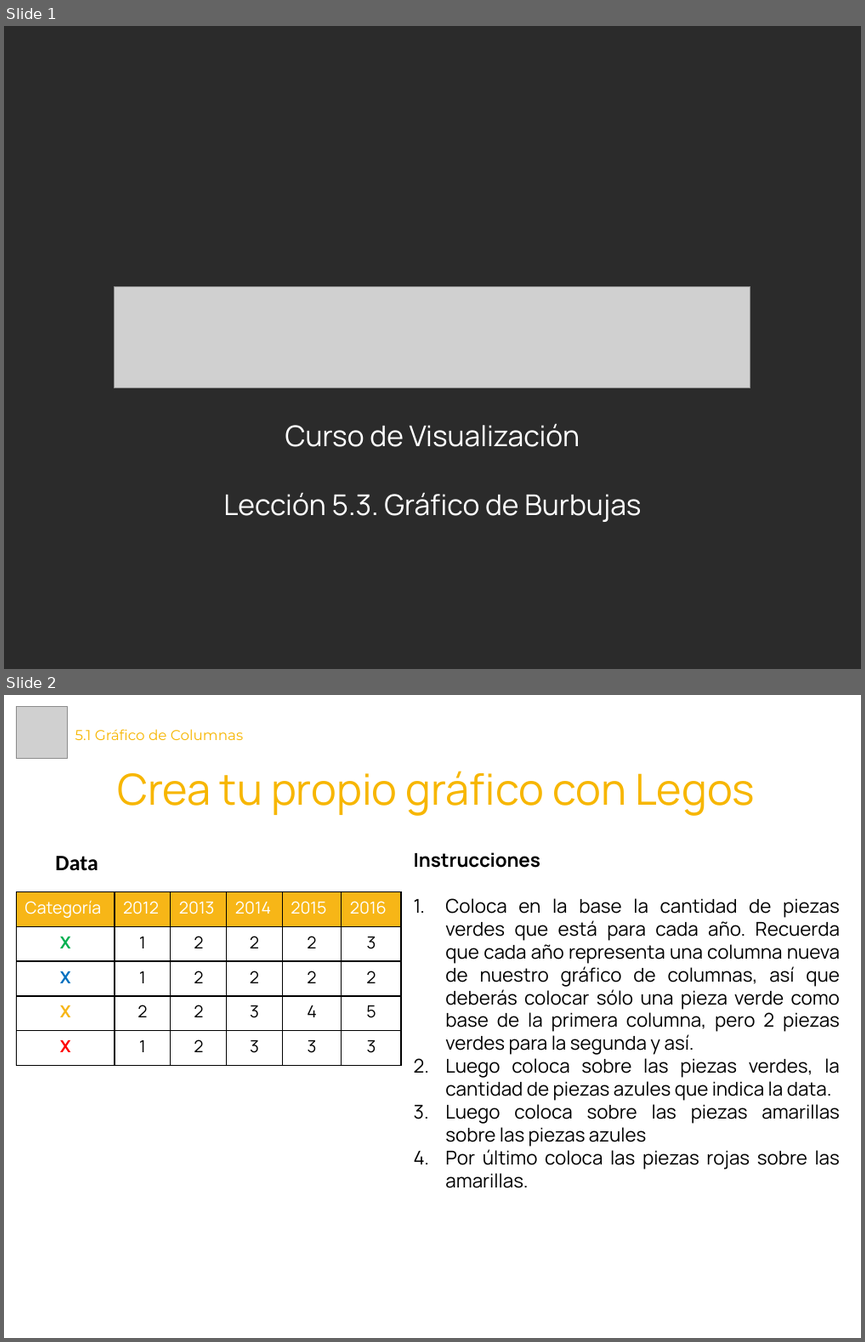
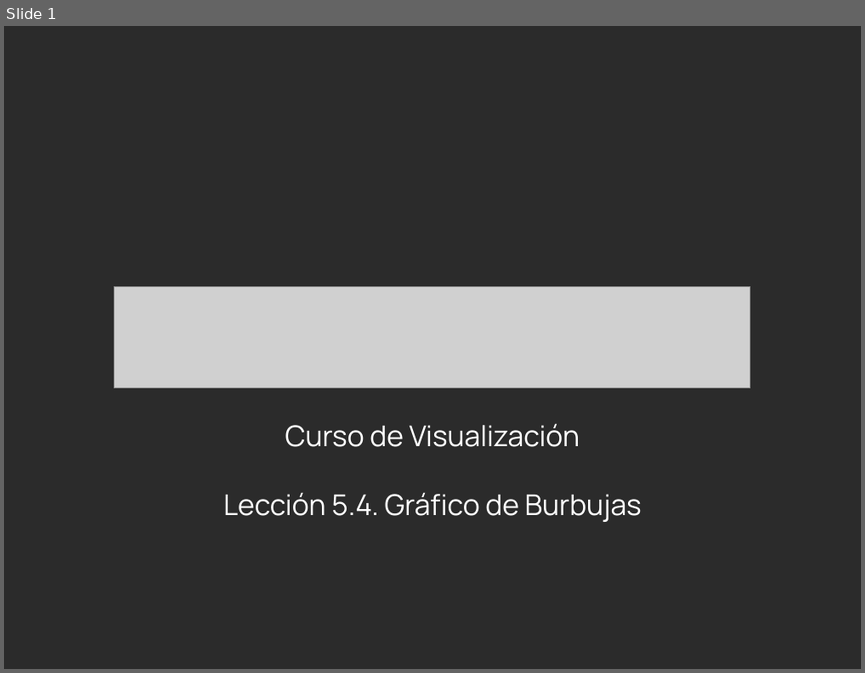
Before and after one commit to Laboratoria/curriculum, a slide deck: 18-data-visualization/Contenido Semana 2/5.4. Presentación - Gráfico de Burbujas.pptx. Shown one above the other, each under a label of ours: slides 1 and 2 before the commit, slide 1 after it. The pictures are 865x1342 and 865x673 pixels, drawn with LibreOffice and Linux fonts; fonts in the diff are those of the drawing; grey boxes stand for pictures; background and template pictures are left out; a plain dark background stands for a picture behind light text. Boxes give left, top, right and bottom in pixels: in the first picture for what was removed or moved away, otherwise in the second. Text is boxed around its words. In the diff, an @@ line names an element or a change of style, - is before the commit and + after.

```diff
--- a/18-data-visualization/Contenido Semana 2/5.4. Presentación - Gráfico de Burbujas.pptx
+++ b/18-data-visualization/Contenido Semana 2/5.4. Presentación - Gráfico de Burbujas.pptx
@@ slide 2 removed at (4, 695, 861, 1338), background #FFFFFF @@
@@ picture removed at (16, 707, 68, 759) @@
@@ title removed at (75, 729, 243, 740) @@
-5.1 Gráfico de Columnas
@@ text removed at (117, 771, 755, 816) @@
-Crea tu propio gráfico con Legos
@@ text removed at (55, 856, 98, 870) @@
-Data
@@ text removed at (414, 852, 840, 1188) @@
-Instrucciones
-1. Coloca en la base la cantidad de piezas verdes que está para cada año. Recuerda que cada año representa una columna nueva de nuestro gráfico de columnas, así que deberás colocar sólo una pieza verde como base de la primera columna, pero 2 piezas verdes para la segunda y así.
-2. Luego coloca sobre las piezas verdes, la cantidad de piezas azules que indica la data.
-3. Luego coloca sobre las piezas amarillas sobre las piezas azules
-4. Por último coloca las piezas rojas sobre las amarillas.
@@ table removed at (17, 891, 401, 1065), 5 rows, 6 columns @@
-Categoría | 2012 | 2013 | 2014 | 2015 | 2016
-X | 1 | 2 | 2 | 2 | 3
-X | 1 | 2 | 2 | 2 | 2
-X | 2 | 2 | 3 | 4 | 5
-X | 1 | 2 | 3 | 3 | 3
@@ slide 1 changed as well @@
@@ subtitle at (223, 492, 642, 522): text changed @@
-Lección 5.3. Gráfico de Burbujas
+Lección 5.4. Gráfico de Burbujas
```
Also in this commit, not shown: 1 other slide changed, 3 slides added, 10 other files.
